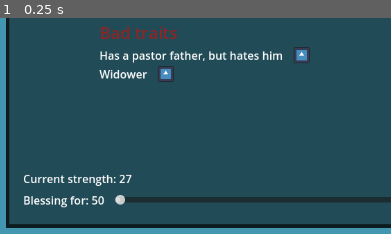
Above: before the commit, frame 1.
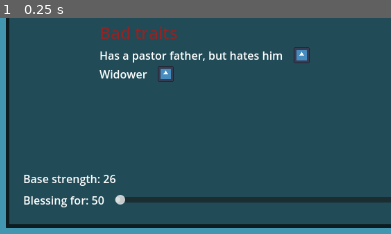
Above: after the commit, the same moment.

Repository: frostblooded/wolf
Game: Godot game, scene res://scenes/main.tscn
Two runs of this game, one before a commit and one after it. Both use one fixed random seed, a clock stepped at 60 frames per second and the inputs below. The engine's default icon, where the game draws it, is replaced by a stand-in: a white triangle on a blue panel in a dark square.
Inputs:
- Up to frame 1 (0.25 s): no input
The pictures show only the part of the screen within x 0-50%, y 50-100%; the shares and areas given below are measured in that part.

The runs differ from the first frame. In frame 1, 0.6% of the frame differs, in the area x 6-34%, y 72-78%.

Commit message:
Add animated labels to show results after you bless

Diff:
--- a/scenes/GameManager.tscn
+++ b/scenes/GameManager.tscn
@@ -1,8 +1,52 @@
-[gd_scene load_steps=2 format=3 uid="uid://b3llop6ts804d"]
+[gd_scene load_steps=10 format=3 uid="uid://b3llop6ts804d"]
 
 [ext_resource type="Script" path="res://scripts/game_manager.gd" id="1_w4b1x"]
+[ext_resource type="Texture2D" uid="uid://bbuo3vy70oprq" path="res://icon.svg" id="2_sgj1t"]
+[ext_resource type="Script" path="res://scripts/trait.gd" id="3_6bnfs"]
+
+[sub_resource type="Resource" id="Resource_uay8p"]
+script = ExtResource("3_6bnfs")
+name = "Is having a good day"
+image = ExtResource("2_sgj1t")
+add_modifier = 10
+mul_modifier = 1.0
+
+[sub_resource type="Resource" id="Resource_inf3w"]
+script = ExtResource("3_6bnfs")
+name = "Has a pastor father"
+image = ExtResource("2_sgj1t")
+add_modifier = 0
+mul_modifier = 1.5
+
+[sub_resource type="Resource" id="Resource_a4kbm"]
+script = ExtResource("3_6bnfs")
+name = "Is an optimist"
+image = ExtResource("2_sgj1t")
+add_modifier = 0
+mul_modifier = 2.0
+
+[sub_resource type="Resource" id="Resource_t1r71"]
+script = ExtResource("3_6bnfs")
+name = "Has a pastor father, but hates him"
+image = ExtResource("2_sgj1t")
+add_modifier = 0
+mul_modifier = 0.5
+
+[sub_resource type="Resource" id="Resource_oqt3y"]
+script = ExtResource("3_6bnfs")
+name = "Spilled his coffee just now"
+image = ExtResource("2_sgj1t")
+add_modifier = -20
+mul_modifier = 1.0
+
+[sub_resource type="Resource" id="Resource_xxysg"]
+script = ExtResource("3_6bnfs")
+name = "Widower"
+image = ExtResource("2_sgj1t")
+add_modifier = 0
+mul_modifier = 0.7
 
 [node name="GameManager" type="Node2D"]
 script = ExtResource("1_w4b1x")
-possible_positive_traits = null
-possible_negative_traits = null
+possible_positive_traits = Array[ExtResource("3_6bnfs")]([SubResource("Resource_uay8p"), SubResource("Resource_inf3w"), SubResource("Resource_a4kbm")])
+possible_negative_traits = Array[ExtResource("3_6bnfs")]([SubResource("Resource_t1r71"), SubResource("Resource_oqt3y"), SubResource("Resource_xxysg")])
--- /dev/null
+++ b/scenes/UI/AnimatedLabel.tscn
@@ -0,0 +1,63 @@
+[gd_scene load_steps=5 format=3 uid="uid://ehyk2phrxjvh"]
+
+[ext_resource type="Script" path="res://scripts/animated_label.gd" id="1_axrvv"]
+
+[sub_resource type="Animation" id="Animation_23ggo"]
+resource_name = "MovingUp"
+length = 3.0
+tracks/0/type = "method"
+tracks/0/imported = false
+tracks/0/enabled = true
+tracks/0/path = NodePath(".")
+tracks/0/interp = 1
+tracks/0/loop_wrap = true
+tracks/0/keys = {
+"times": PackedFloat32Array(3),
+"transitions": PackedFloat32Array(1),
+"values": [{
+"args": [],
+"method": &"queue_free"
+}]
+}
+tracks/1/type = "bezier"
+tracks/1/imported = false
+tracks/1/enabled = true
+tracks/1/path = NodePath(".:position:x")
+tracks/1/interp = 1
+tracks/1/loop_wrap = true
+tracks/1/keys = {
+"handle_modes": PackedInt32Array(0),
+"points": PackedFloat32Array(0, -0.25, 0, 0.25, 0),
+"times": PackedFloat32Array(0)
+}
+tracks/2/type = "bezier"
+tracks/2/imported = false
+tracks/2/enabled = true
+tracks/2/path = NodePath(".:position:y")
+tracks/2/interp = 1
+tracks/2/loop_wrap = true
+tracks/2/keys = {
+"handle_modes": PackedInt32Array(0, 0),
+"points": PackedFloat32Array(0, -0.25, 0, 0.25, 0, -100, -0.25, 0, 0.25, 0),
+"times": PackedFloat32Array(0, 3)
+}
+
+[sub_resource type="Animation" id="Animation_0xmfg"]
+length = 0.001
+
+[sub_resource type="AnimationLibrary" id="AnimationLibrary_r6ho8"]
+_data = {
+"MovingUp": SubResource("Animation_23ggo"),
+"RESET": SubResource("Animation_0xmfg")
+}
+
+[node name="AnimatedLabel" type="Label"]
+offset_right = 1.0
+offset_bottom = 23.0
+size_flags_horizontal = 0
+script = ExtResource("1_axrvv")
+
+[node name="AnimationPlayer" type="AnimationPlayer" parent="."]
+libraries = {
+"": SubResource("AnimationLibrary_r6ho8")
+}
--- a/scenes/UI/BlessingUnitUI.tscn
+++ b/scenes/UI/BlessingUnitUI.tscn
@@ -1,8 +1,8 @@
-[gd_scene load_steps=8 format=3 uid="uid://dlwrtjnr6xty4"]
+[gd_scene load_steps=7 format=3 uid="uid://dlwrtjnr6xty4"]
 
 [ext_resource type="Script" path="res://scripts/blessing_unit_ui.gd" id="1_pou5w"]
 [ext_resource type="PackedScene" uid="uid://ddsydqanfd6d6" path="res://scenes/UI/TraitUI.tscn" id="2_3e3qa"]
-[ext_resource type="Texture2D" uid="uid://c0b0sawfyqtac" path="res://aseprite/fighter.png" id="2_mwhvl"]
+[ext_resource type="PackedScene" uid="uid://snfxfvpxmei8" path="res://scenes/UI/UnitImageUI.tscn" id="3_3xt8s"]
 [ext_resource type="Script" path="res://scripts/blessing_input.gd" id="3_ro0nv"]
 
 [sub_resource type="StyleBoxFlat" id="StyleBoxFlat_fri2f"]
@@ -16,8 +16,6 @@
 corner_radius_top_right = 25
 
 [sub_resource type="StyleBoxEmpty" id="StyleBoxEmpty_wbhf4"]
-
-[sub_resource type="StyleBoxEmpty" id="StyleBoxEmpty_ym2cl"]
 
 [node name="BlessingUnitUI" type="CanvasLayer"]
 script = ExtResource("1_pou5w")
@@ -81,18 +79,8 @@
 theme_override_colors/font_color = Color(0.568627, 0.141176, 0.141176, 1)
 text = "Bad traits"
 
-[node name="RightPanelContainer" type="PanelContainer" parent="MarginContainer/PanelContainer/MarginContainer/VBoxContainer/HBoxContainer"]
+[node name="UnitImageUI" parent="MarginContainer/PanelContainer/MarginContainer/VBoxContainer/HBoxContainer" instance=ExtResource("3_3xt8s")]
 layout_mode = 2
-size_flags_horizontal = 3
-theme_override_styles/panel = SubResource("StyleBoxEmpty_ym2cl")
-
-[node name="MarginContainer" type="MarginContainer" parent="MarginContainer/PanelContainer/MarginContainer/VBoxContainer/HBoxContainer/RightPanelContainer"]
-layout_mode = 2
-
-[node name="TextureRect" type="TextureRect" parent="MarginContainer/PanelContainer/MarginContainer/VBoxContainer/HBoxContainer/RightPanelContainer/MarginContainer"]
-layout_mode = 2
-texture = ExtResource("2_mwhvl")
-stretch_mode = 5
 
 [node name="CurrentStrengthLabel" type="Label" parent="MarginContainer/PanelContainer/MarginContainer/VBoxContainer"]
 layout_mode = 2
--- /dev/null
+++ b/scenes/UI/UnitImageUI.tscn
@@ -0,0 +1,32 @@
+[gd_scene load_steps=6 format=3 uid="uid://snfxfvpxmei8"]
+
+[ext_resource type="Script" path="res://scripts/unit_image_ui.gd" id="1_ti347"]
+[ext_resource type="PackedScene" uid="uid://ehyk2phrxjvh" path="res://scenes/UI/AnimatedLabel.tscn" id="2_h2nu2"]
+[ext_resource type="Texture2D" uid="uid://c0b0sawfyqtac" path="res://aseprite/fighter.png" id="2_wta4e"]
+
+[sub_resource type="StyleBoxEmpty" id="StyleBoxEmpty_ym2cl"]
+
+[sub_resource type="StyleBoxEmpty" id="StyleBoxEmpty_pm64x"]
+
+[node name="UnitImageUI" type="PanelContainer"]
+size_flags_horizontal = 3
+theme_override_styles/panel = SubResource("StyleBoxEmpty_ym2cl")
+script = ExtResource("1_ti347")
+animated_label_scene = ExtResource("2_h2nu2")
+
+[node name="MarginContainer" type="MarginContainer" parent="."]
+layout_mode = 2
+
+[node name="TextureRect" type="TextureRect" parent="MarginContainer"]
+layout_mode = 2
+texture = ExtResource("2_wta4e")
+stretch_mode = 5
+
+[node name="BlessResultSpawnDelay" type="Timer" parent="."]
+
+[node name="AnimatedTraitsPanel" type="Panel" parent="."]
+layout_mode = 2
+size_flags_vertical = 8
+theme_override_styles/panel = SubResource("StyleBoxEmpty_pm64x")
+
+[connection signal="timeout" from="BlessResultSpawnDelay" to="." method="_on_bless_result_spawn_delay_timeout"]
--- a/scenes/main.tscn
+++ b/scenes/main.tscn
@@ -1,9 +1,7 @@
-[gd_scene load_steps=13 format=3 uid="uid://6pgl1pt35txy"]
+[gd_scene load_steps=5 format=3 uid="uid://6pgl1pt35txy"]
 
 [ext_resource type="PackedScene" uid="uid://dlwrtjnr6xty4" path="res://scenes/UI/BlessingUnitUI.tscn" id="1_q4qay"]
 [ext_resource type="PackedScene" uid="uid://b3llop6ts804d" path="res://scenes/GameManager.tscn" id="2_k8vnu"]
-[ext_resource type="Texture2D" uid="uid://bbuo3vy70oprq" path="res://icon.svg" id="4_h0suf"]
-[ext_resource type="Script" path="res://scripts/trait.gd" id="4_vco4w"]
 
 [sub_resource type="Gradient" id="Gradient_dvckn"]
 offsets = PackedFloat32Array(1)
@@ -11,48 +9,6 @@
 
 [sub_resource type="GradientTexture1D" id="GradientTexture1D_mdlhv"]
 gradient = SubResource("Gradient_dvckn")
-
-[sub_resource type="Resource" id="Resource_uay8p"]
-script = ExtResource("4_vco4w")
-name = "Is having a good day"
-image = ExtResource("4_h0suf")
-add_modifier = 10
-mul_modifier = 1.0
-
-[sub_resource type="Resource" id="Resource_inf3w"]
-script = ExtResource("4_vco4w")
-name = "Has a pastor father"
-image = ExtResource("4_h0suf")
-add_modifier = 0
-mul_modifier = 1.5
-
-[sub_resource type="Resource" id="Resource_a4kbm"]
-script = ExtResource("4_vco4w")
-name = "Is an optimist"
-image = ExtResource("4_h0suf")
-add_modifier = 0
-mul_modifier = 2.0
-
-[sub_resource type="Resource" id="Resource_t1r71"]
-script = ExtResource("4_vco4w")
-name = "Has a pastor father, but hates him"
-image = ExtResource("4_h0suf")
-add_modifier = 0
-mul_modifier = 1.0
-
-[sub_resource type="Resource" id="Resource_oqt3y"]
-script = ExtResource("4_vco4w")
-name = "Spilled his coffee just now"
-image = ExtResource("4_h0suf")
-add_modifier = -20
-mul_modifier = 1.0
-
-[sub_resource type="Resource" id="Resource_xxysg"]
-script = ExtResource("4_vco4w")
-name = "Widower"
-image = ExtResource("4_h0suf")
-add_modifier = 0
-mul_modifier = 0.7
 
 [node name="Main" type="Node2D"]
 
@@ -63,5 +19,3 @@
 
 [node name="GameManager" parent="." instance=ExtResource("2_k8vnu")]
 unit_ui_scene = ExtResource("1_q4qay")
-possible_positive_traits = Array[ExtResource("4_vco4w")]([SubResource("Resource_uay8p"), SubResource("Resource_inf3w"), SubResource("Resource_a4kbm")])
-possible_negative_traits = Array[ExtResource("4_vco4w")]([SubResource("Resource_t1r71"), SubResource("Resource_oqt3y"), SubResource("Resource_xxysg")])
--- /dev/null
+++ b/scripts/animated_label.gd
@@ -0,0 +1,5 @@
+class_name AnimatedLabel
+extends Label
+
+func _ready():
+    $AnimationPlayer.play("MovingUp")
--- a/scripts/blessing_unit_ui.gd
+++ b/scripts/blessing_unit_ui.gd
@@ -12,32 +12,23 @@
     var bless_multiplier: float = 1
 
     for t in unit.positive_traits:
-        if is_equal_approx(t.mul_modifier, 1.0):
-            print("Trait %s: x%.2f" % [t.name, t.mul_modifier])
-
         bless_multiplier *= t.mul_modifier
-
-        if !is_equal_approx(t.add_modifier, 0.0):
-            print("Trait %s: %d" % [t.name, t.add_modifier])
-
         total_strength += t.add_modifier
 
     for t in unit.negative_traits:
-        if is_equal_approx(t.mul_modifier, 1.0):
-            print("Trait %s: x%.2f" % [t.name, t.mul_modifier])
-
         bless_multiplier *= t.mul_modifier
-
-        if !is_equal_approx(t.add_modifier, 0.0):
-            print("Trait %s: %d" % [t.name, t.add_modifier])
-
         total_strength += t.add_modifier
 
     total_strength += bless_amount * bless_multiplier
-    print("Total strength: %f" % total_strength)
+
+    var unit_image_ui: UnitImageUI = find_child("UnitImageUI")
+    unit_image_ui.show_animated_bless_results(unit, bless_amount, total_strength)
 
 func initialize(u: Unit):
     self.unit = u
+
+    var current_strength_label: Label = find_child("CurrentStrengthLabel")
+    current_strength_label.text = "Base strength: %d" % unit.strength
 
     var positive_traits_container: Control = find_child("PositiveTraitsContainer")
     var negative_traits_container: Control = find_child("NegativeTraitsContainer")
--- /dev/null
+++ b/scripts/unit_image_ui.gd
@@ -0,0 +1,38 @@
+class_name UnitImageUI
+extends PanelContainer
+
+@export var animated_label_scene: PackedScene = null
+
+var bless_results: Array[String] = []
+
+func show_animated_bless_results(unit: Unit, bless_strength: int, total_strength: float):
+    bless_results.push_back("Blessing for %d" % bless_strength)
+    bless_results.push_back("Base strength %d" % unit.strength)
+
+    for t in unit.positive_traits:
+        if !is_equal_approx(t.mul_modifier, 1.0):
+            bless_results.push_back("%s: x%.2f" % [t.name, t.mul_modifier])
+
+        if t.add_modifier != 0:
+            bless_results.push_back("%s: %d" % [t.name, t.add_modifier])
+
+    for t in unit.negative_traits:
+        if !is_equal_approx(t.mul_modifier, 1.0):
+            bless_results.push_back("%s: x%.2f" % [t.name, t.mul_modifier])
+
+        if t.add_modifier != 0:
+            bless_results.push_back("%s: %d" % [t.name, t.add_modifier])
+
+    bless_results.push_back("Total: %.2f" % total_strength)
+    $BlessResultSpawnDelay.start()
+
+
+func _on_bless_result_spawn_delay_timeout():
+    if bless_results.is_empty():
+        $BlessResultSpawnDelay.stop()
+        return
+
+    var label: AnimatedLabel = animated_label_scene.instantiate() as AnimatedLabel
+    var bless_res: String = bless_results.pop_front()
+    label.text = bless_res
+    $AnimatedTraitsPanel.add_child(label)
